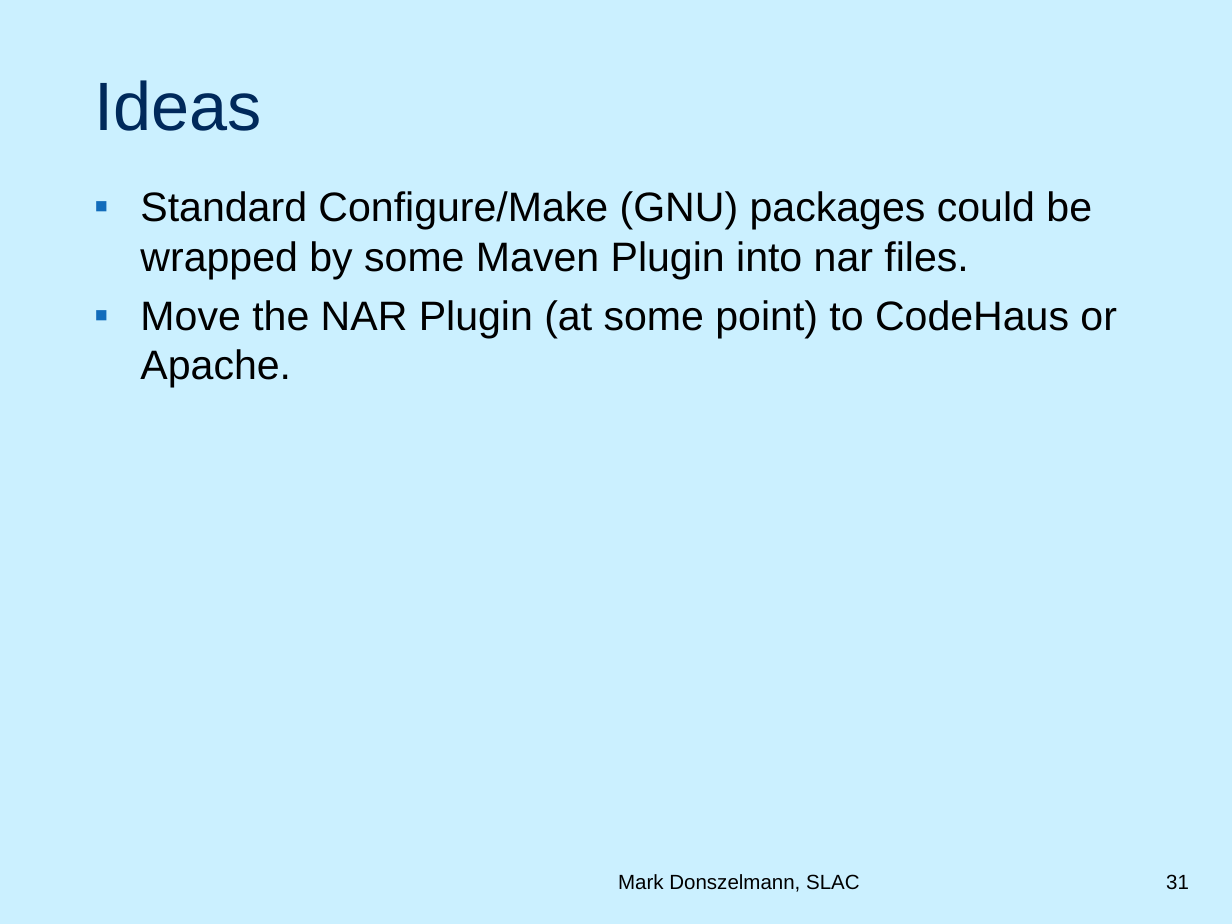
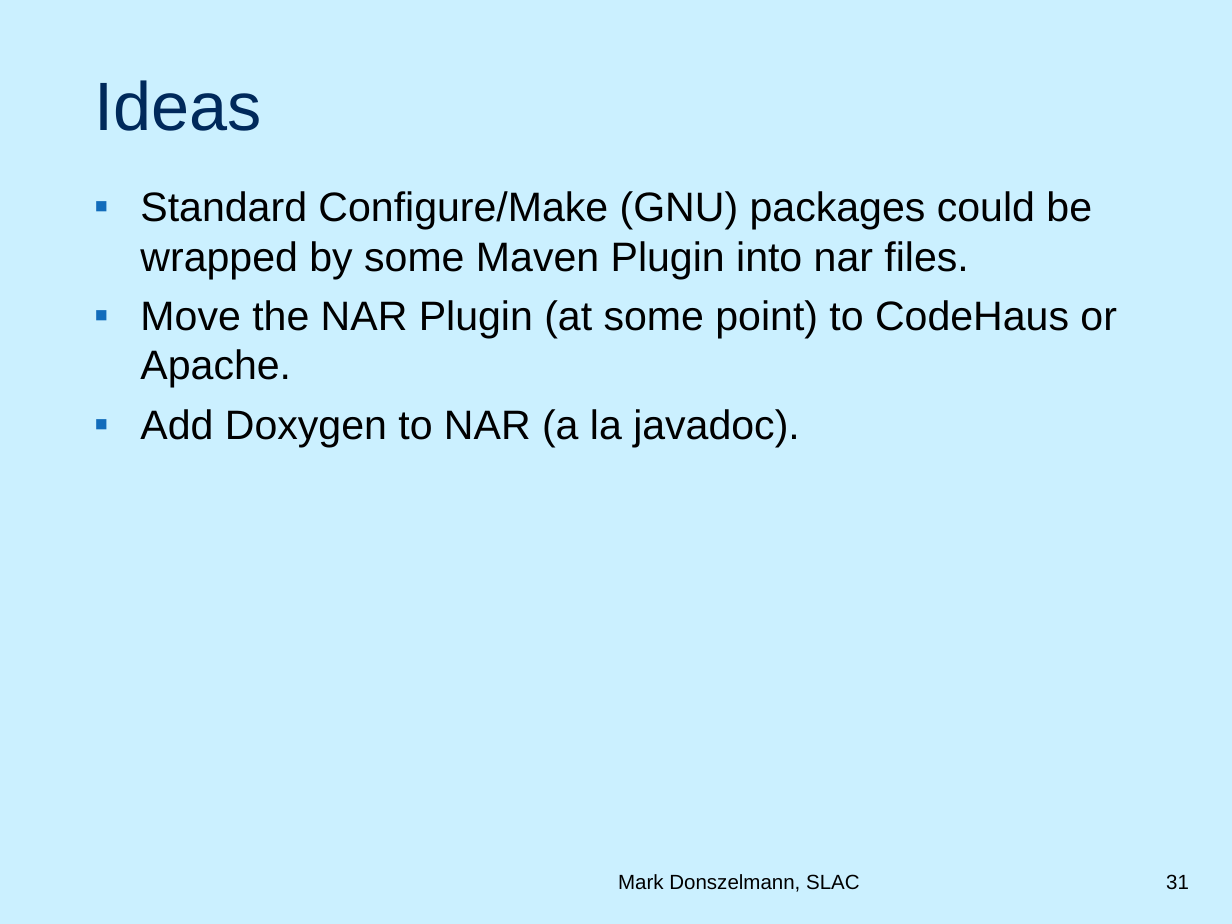
Before and after one commit to duns/freehep-nar-plugin, a slide deck: slide 31 of src/site/NARPlugin.ppt. Drawn at 1232x924 pixels with LibreOffice and Linux fonts; fonts in the diff are those of the drawing; background and template pictures are left out. Boxes give left, top, right and bottom in pixels: in the first picture for what was removed or moved away, otherwise in the second. Text is boxed around its words. In the diff, an @@ line names an element or a change of style, - is before the commit and + after.

```diff
--- a/src/site/NARPlugin.ppt
+++ b/src/site/NARPlugin.ppt
@@ text at (140, 409, 800, 447): paragraph added @@
+▪ Add Doxygen to NAR (a la javadoc).
```
Also in this commit, not shown: 3 other slides changed.
